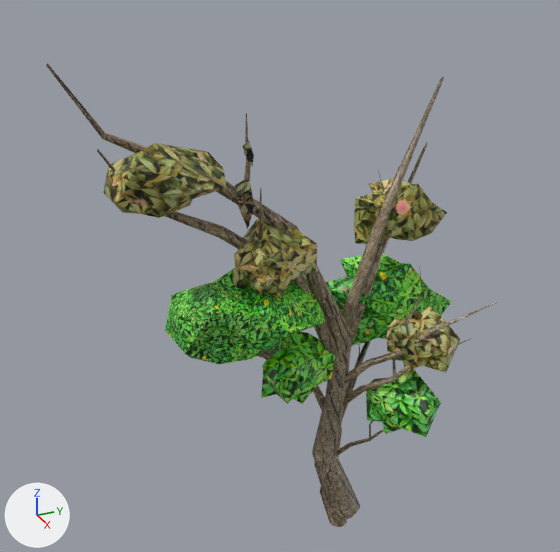
A saved change to the Blender file Assets/Models/blend/PlantsForO2.blend.
Camera for both pictures: a camera (50 mm lens) standing at (1.542, -1.17, 0.466) and looking at (0.424, -0.666, -0.093). Arrows for +X, +Y and +Z are at lower left; the lights stay in place. The same objects are shown in both versions, whatever each file hides.

Objects in the first picture: 'BushPlantDead', 'BushPlantDry', 'BushPlantNormal'.
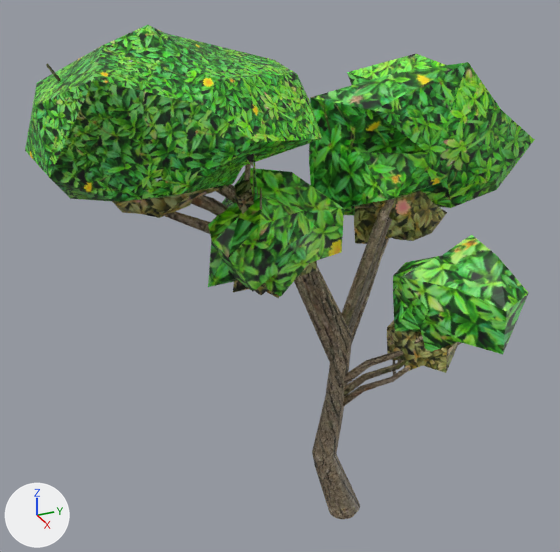
Location of each change, [x1, y1, x2, y2] in pixels of the pictures (560 x 552 px):
'BushPlantNormal', rescaled (77% wider, 80% taller): before [165, 254, 452, 527]; after [25, 25, 535, 518]

The change, as a list of edits to the scene's bpy script:
```text
Change ob_bushplantnormal:
    ob_bushplantnormal.scale: (0.0389, 0.0389, 0.0389) -> (0.0623, 0.0623, 0.0623)
```
